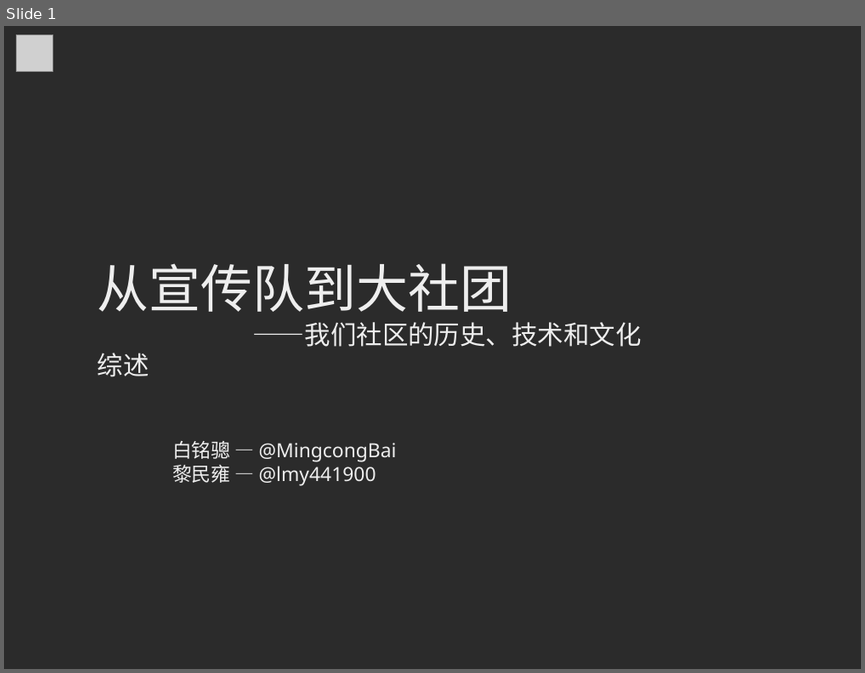
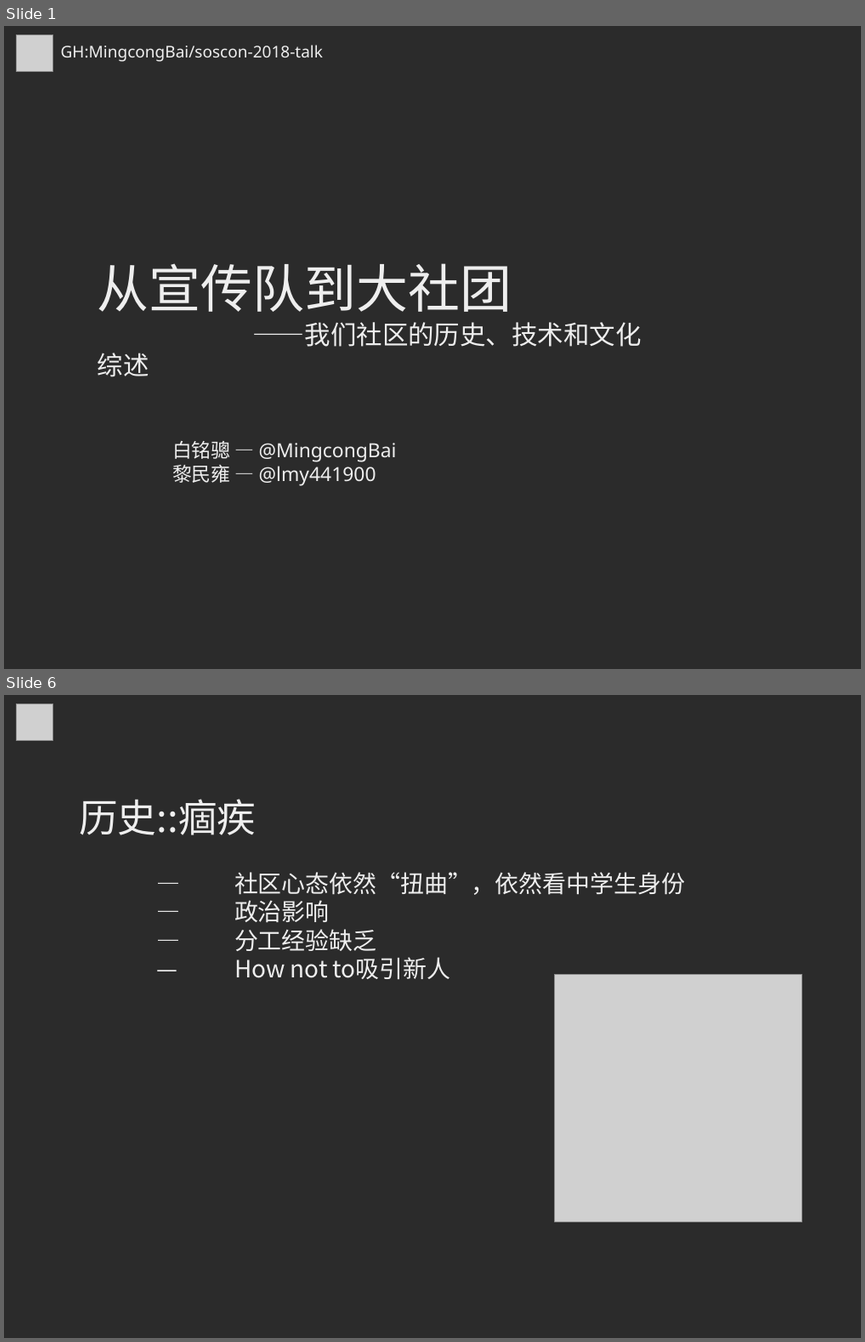
Before and after one commit to MingcongBai/soscon-2018-talk, a slide deck: slide.odp. Shown one above the other, each under a label of ours: slide 1 before the commit, slides 1 and 6 after it; the slides between them are not shown. The pictures are 865x673 and 865x1342 pixels, drawn with LibreOffice and Linux fonts; fonts in the diff are those of the drawing; grey boxes stand for pictures; background and template pictures are left out; a plain dark background stands for a picture behind light text. Boxes give left, top, right and bottom in pixels: in the first picture for what was removed or moved away, otherwise in the second. Text is boxed around its words. In the diff, an @@ line names an element or a change of style, - is before the commit and + after.

```diff
--- a/slide.odp
+++ b/slide.odp
@@ slide 6 added at (4, 695, 861, 1338), background picture (left out) @@
@@ picture added at (17, 703, 53, 740) @@
@@ text added at (79, 799, 685, 980), 22 pt, text #EEEEEE @@
+历史::痼疾
+— 社区心态依然“扭曲”，依然看中学生身份
+— 政治影响
+— 分工经验缺乏
+— How not to吸引新人
@@ picture added at (556, 974, 802, 1221) @@
@@ slide 1 changed as well @@
@@ text added at (61, 45, 323, 62), 15 pt, text #EEEEEE @@
+GH:MingcongBai/soscon-2018-talk
```
Also in this commit, not shown: 21 other slides added, 3 slides removed.
